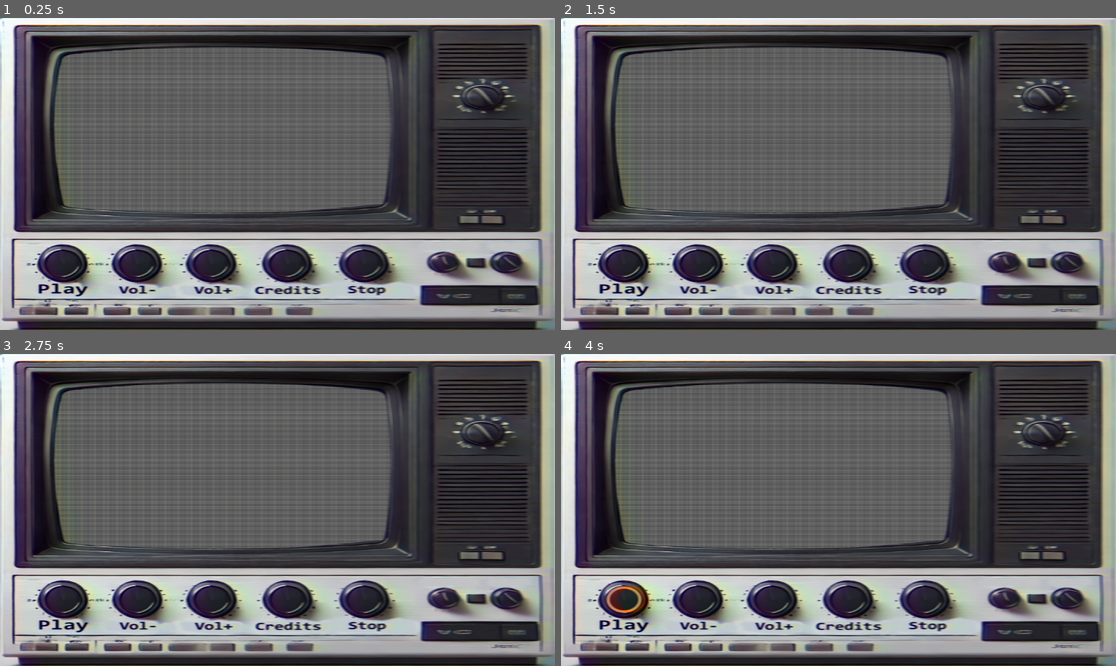
Above: before the commit, frames 1-4 (two rows, left to right).
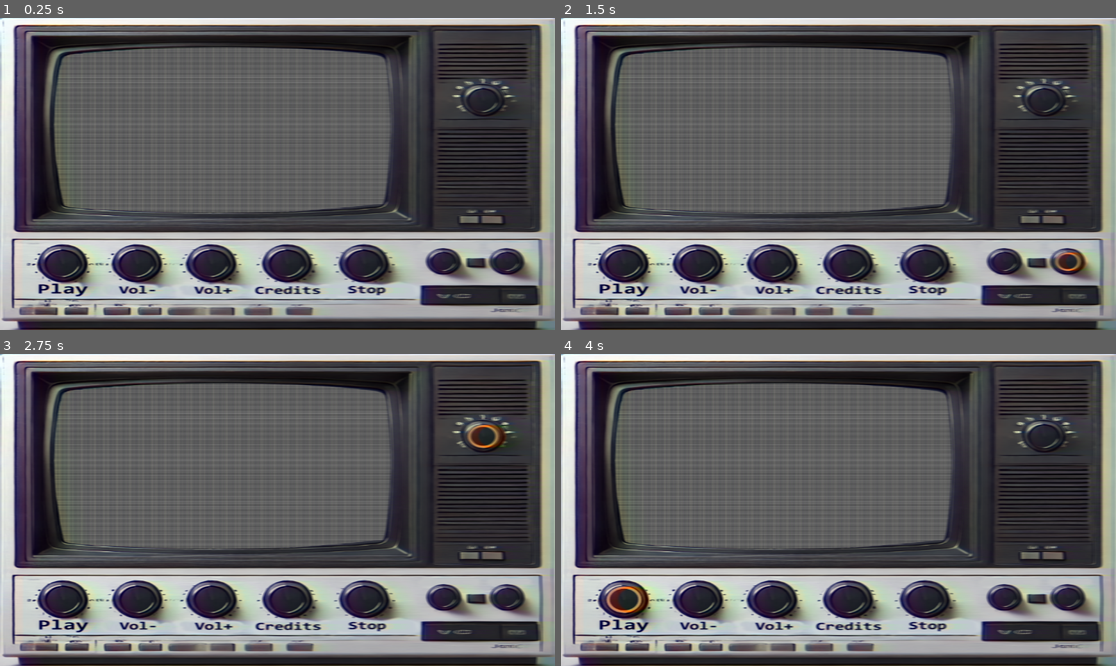
Above: after the commit, the same moments.

Repository: Ciasne14/SteelWorks3
Game: Godot game, scene res://Scenes/main_scene.tscn
Same seed, same stepped clock (60 frames per second), same inputs: the game is played once before the commit and once after it.
Inputs (mouse positions are in pixels of both pictures, inside the frame that each line leads up to):
- Up to frame 1 (0.25 s): no input
- Up to frame 2 (1.5 s): click (1005, 261) at 0.52 s; click (1066, 261) at 1.27 s
- Up to frame 3 (2.75 s): click (482, 435) at 2.02 s
- Up to frame 4 (4 s): click (622, 600) at 2.75 s; click (622, 600) at 3.5 s

The runs differ from the first frame. In frame 1, 0.7% of the frame differs, in the area x 76-95%, y 20-83%; in frame 2, 0.9%; in frame 3, 1.0%; in frame 4, 0.7%.

Commit message:
fixed stop and buttons

Diff:
--- a/Scenes/main_scene.gd
+++ b/Scenes/main_scene.gd
@@ -115,5 +115,7 @@
 
 
 func _on_play_pressed() -> void:
+	$"../../AudioStreamPlayer".play()
+	$"../../Stop".disabled=true
 	use_copied_wallpaper(get_current_wallpaper())
 	print(get_current_wallpaper())
--- a/Scenes/main_scene.tscn
+++ b/Scenes/main_scene.tscn
@@ -14,7 +14,7 @@
 
 [sub_resource type="Theme" id="Theme_6lw6g"]
 default_font = ExtResource("5_d1qnp")
-default_font_size = 25
+default_font_size = 22
 
 [node name="Main" type="Control"]
 layout_mode = 3
@@ -70,8 +70,11 @@
 visible = false
 layout_mode = 2
 theme = SubResource("Theme_6lw6g")
-text = "fghfdhfdh
-hchgchc"
+bbcode_enabled = true
+text = "[center]Rafał \"Bafau\" Bazan
+Mateusz \"Azghal\" Olszewski
+Paweł \"godwin91ek\" Tokarczyk
+Mateusz \"Gamequad\" Woźniak"
 fit_content = true
 autowrap_mode = 0
 
@@ -174,6 +177,64 @@
 offset_bottom = 0.143982
 grow_horizontal = 2
 grow_vertical = 2
+texture_normal = ExtResource("5_oexas")
+texture_pressed = ExtResource("6_ak2rn")
+texture_hover = ExtResource("7_75aa8")
+texture_disabled = ExtResource("5_oexas")
+stretch_mode = 0
+
+[node name="Button" type="TextureButton" parent="."]
+layout_mode = 1
+anchors_preset = -1
+anchor_left = 0.766
+anchor_top = 0.738
+anchor_right = 0.828
+anchor_bottom = 0.823
+offset_left = -0.432007
+offset_top = -0.22403
+offset_right = 31.1439
+offset_bottom = 23.696
+grow_horizontal = 2
+grow_vertical = 2
+scale = Vector2(0.7, 0.7)
+texture_normal = ExtResource("5_oexas")
+texture_pressed = ExtResource("6_ak2rn")
+texture_hover = ExtResource("7_75aa8")
+stretch_mode = 0
+
+[node name="Button2" type="TextureButton" parent="."]
+layout_mode = 1
+anchors_preset = -1
+anchor_left = 0.879
+anchor_top = 0.738
+anchor_right = 0.942
+anchor_bottom = 0.823
+offset_left = 0.391846
+offset_top = -0.22403
+offset_right = 30.8158
+offset_bottom = 23.696
+grow_horizontal = 2
+grow_vertical = 2
+scale = Vector2(0.7, 0.7)
+texture_normal = ExtResource("5_oexas")
+texture_pressed = ExtResource("6_ak2rn")
+texture_hover = ExtResource("7_75aa8")
+stretch_mode = 0
+
+[node name="Button3" type="TextureButton" parent="."]
+layout_mode = 1
+anchors_preset = -1
+anchor_left = 0.828
+anchor_top = 0.21
+anchor_right = 0.906
+anchor_bottom = 0.317
+offset_left = 0.14386
+offset_top = -0.0799713
+offset_right = 13.2878
+offset_bottom = 9.584
+grow_horizontal = 2
+grow_vertical = 2
+scale = Vector2(0.875, 0.875)
 texture_normal = ExtResource("5_oexas")
 texture_pressed = ExtResource("6_ak2rn")
 texture_hover = ExtResource("7_75aa8")
@@ -215,3 +276,6 @@
 [connection signal="pressed" from="VolUp" to="Background/MainScene" method="_on_vol_up_pressed"]
 [connection signal="toggled" from="Credits" to="Background/MainScene" method="_on_credits_toggled"]
 [connection signal="pressed" from="Stop" to="Background/MainScene" method="_on_stop_pressed"]
+[connection signal="pressed" from="Button" to="Background/MainScene" method="_on_button_pressed"]
+[connection signal="pressed" from="Button2" to="Background/MainScene" method="_on_button_pressed"]
+[connection signal="pressed" from="Button3" to="Background/MainScene" method="_on_button_pressed"]
